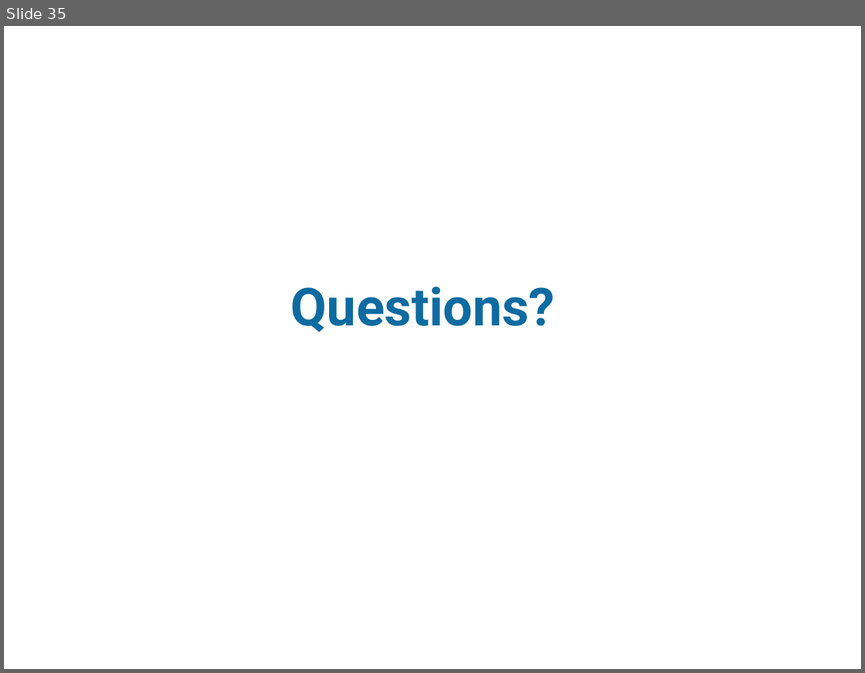
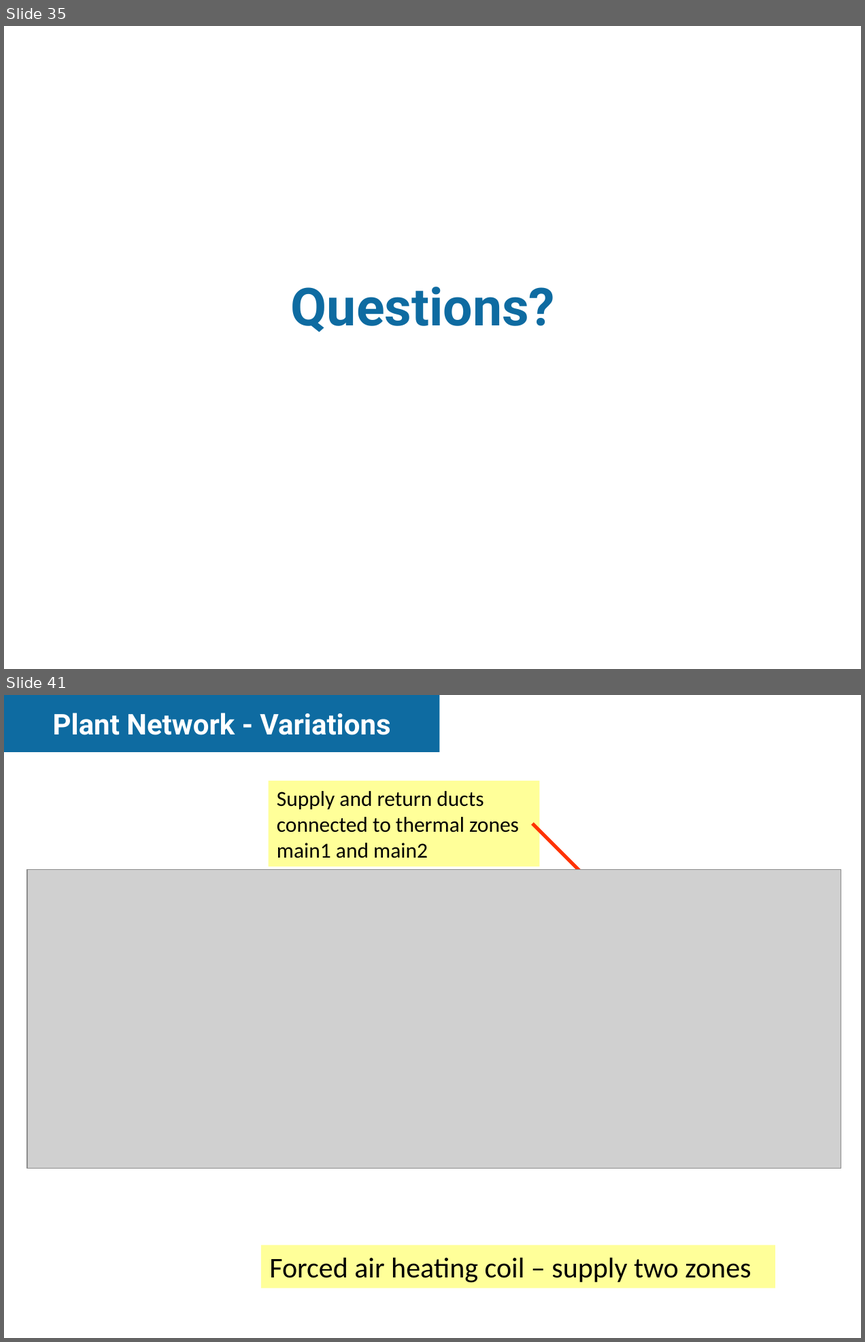
Before and after one commit to danegeorge/CHREM, a slide deck: BIPV-T/2010-03_BIPV-T_SBRN_NRCan_Model_BL.ppt. Shown one above the other, each under a label of ours: slide 35 before the commit, slides 35 and 41 after it; the slides between them are not shown. The pictures are 865x673 and 865x1342 pixels, drawn with LibreOffice and Linux fonts; fonts in the diff are those of the drawing; grey boxes stand for pictures; background and template pictures are left out. Boxes give left, top, right and bottom in pixels: in the first picture for what was removed or moved away, otherwise in the second. Text is boxed around its words. In the diff, an @@ line names an element or a change of style, - is before the commit and + after.

```diff
--- a/BIPV-T/2010-03_BIPV-T_SBRN_NRCan_Model_BL.ppt
+++ b/BIPV-T/2010-03_BIPV-T_SBRN_NRCan_Model_BL.ppt
@@ slide 41 added at (x1=4, y1=695, x2=861, y2=1338), background #FFFFFF @@
@@ rectangle added at (x1=4, y1=695, x2=439, y2=752), fill #0E6BA1, 24 pt, text #FFFFFF, bold @@
+Plant Network - Variations
@@ rectangle added at (x1=268, y1=781, x2=540, y2=866), fill #FFFF99, 18 pt, text #000000 @@
+Supply and return ducts connected to thermal zones main1 and main2
@@ arrow added from (532, 824) to (618, 909), #FF3300 3 pt @@
@@ picture added at (x1=27, y1=869, x2=841, y2=1168) @@
@@ rectangle added at (x1=261, y1=1245, x2=775, y2=1288), fill #FFFF99, 24 pt, text #000000 @@
+Forced air heating coil – supply two zones
```
Also in this commit, not shown: 9 other slides added.
